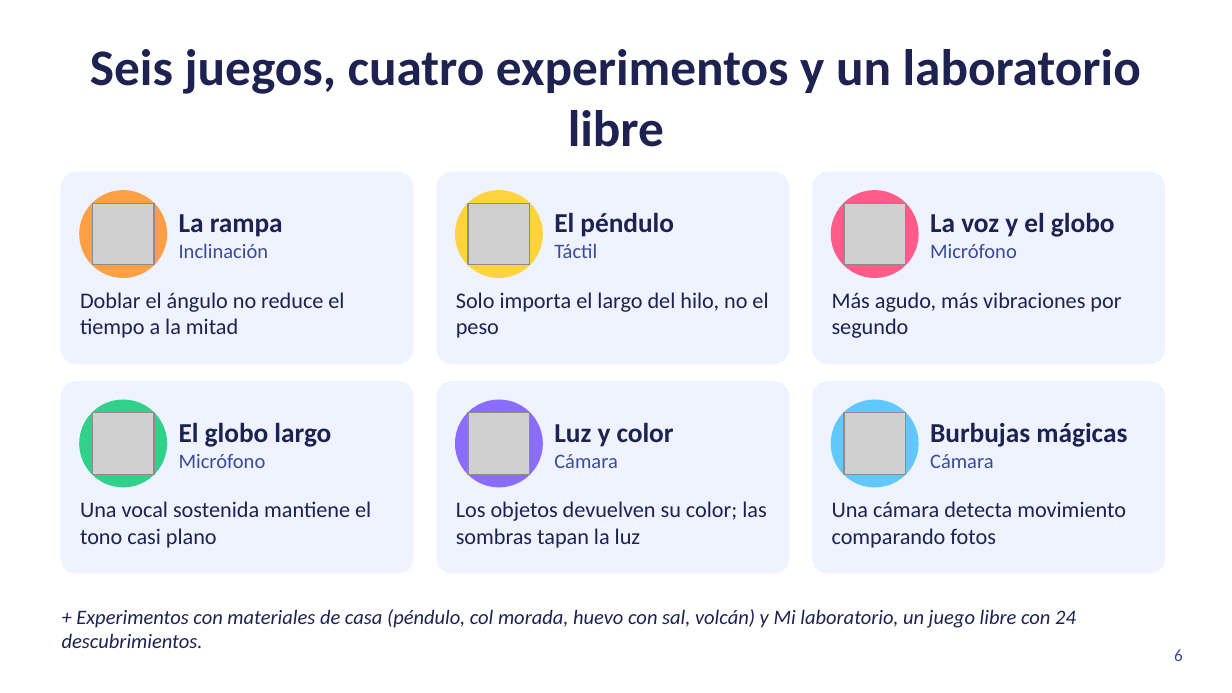
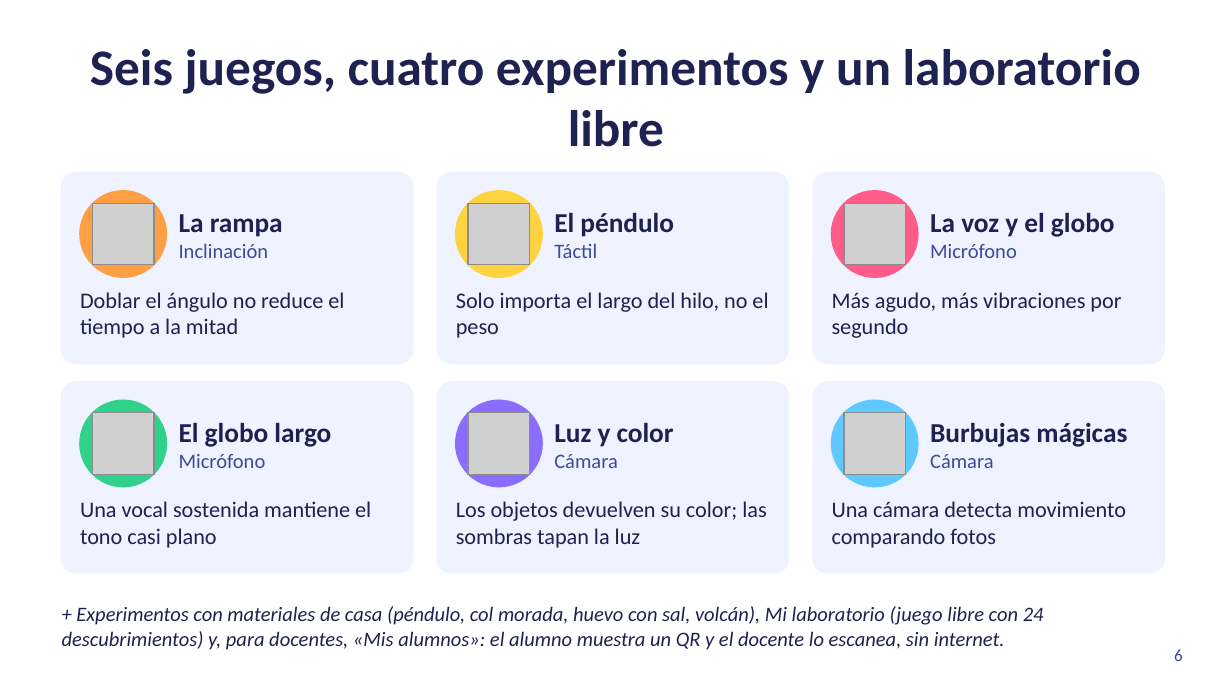
Before and after one commit to danielvaldess/chispa-lab, a slide deck: slide 6 of docs/presentacion/Chispa-Lab-hack4edu-2026.pptx. Drawn at 1232x693 pixels with LibreOffice and Linux fonts; fonts in the diff are those of the drawing; grey boxes stand for pictures. Boxes give left, top, right and bottom in pixels: in the first picture for what was removed or moved away, otherwise in the second. Text is boxed around its words. In the diff, an @@ line names an element or a change of style, - is before the commit and + after.

Commit message:
docs(clase): decisión de sincronización por QR, guía docente, privacidad, cifras recalculadas y capturas

```diff
--- a/docs/presentacion/Chispa-Lab-hack4edu-2026.pptx
+++ b/docs/presentacion/Chispa-Lab-hack4edu-2026.pptx
@@ text at <box>62,606,1044,650</box>: text changed @@
-+ Experimentos con materiales de casa (péndulo, col morada, huevo con sal, volcán) y Mi laboratorio, un juego libre con 24 descubrimientos.
++ Experimentos con materiales de casa (péndulo, col morada, huevo con sal, volcán), Mi laboratorio (juego libre con 24 descubrimientos) y, para docentes, «Mis alumnos»: el alumno muestra un QR y el docente lo escanea, sin internet.
```
Also in this commit, not shown: 1 other slide changed, 17 other files.
